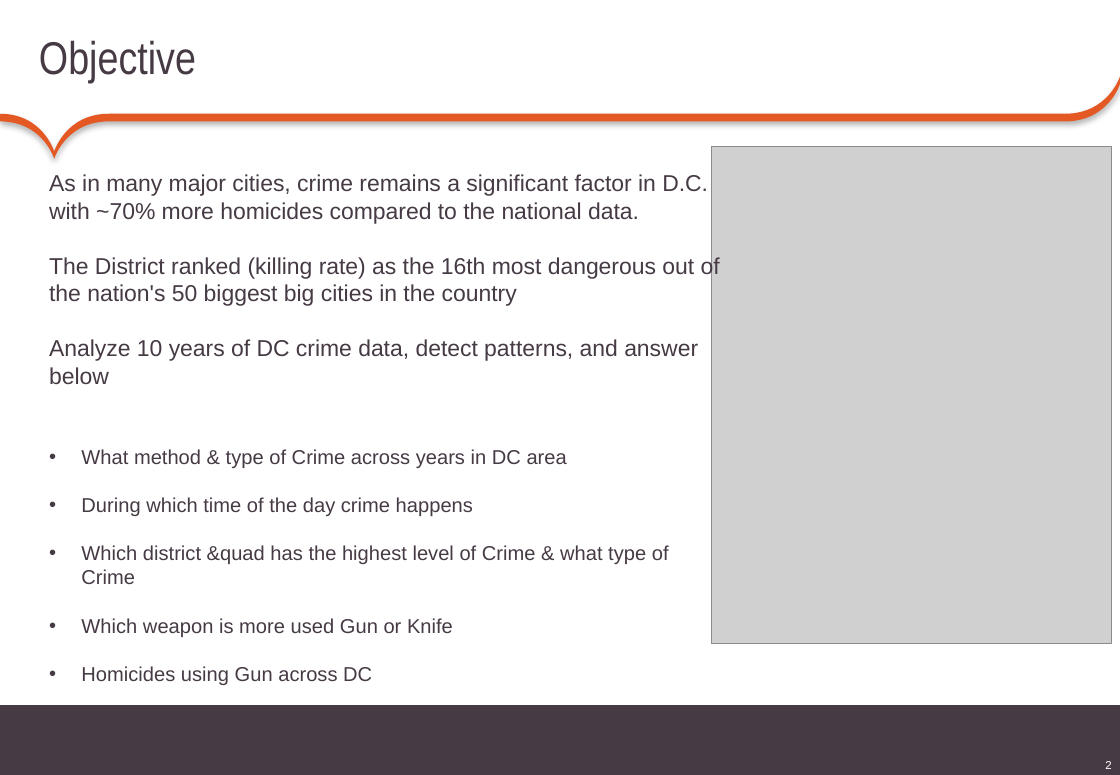
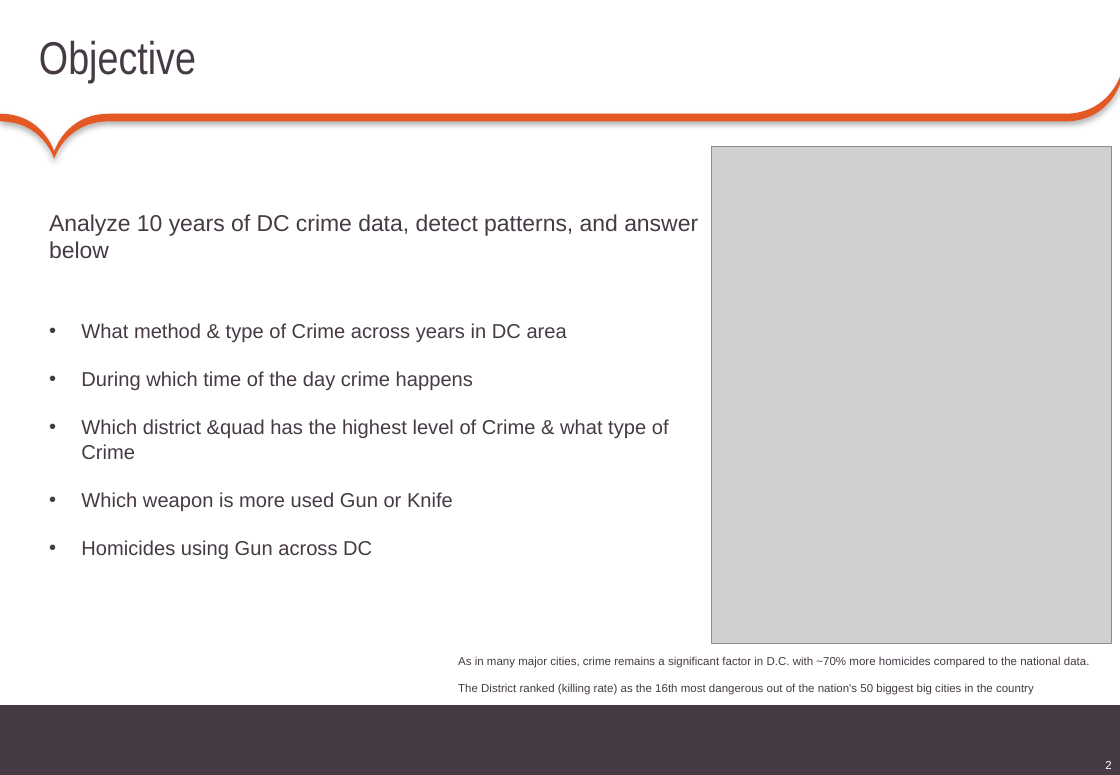
Before and after one commit to komalac/DC-Metro-Crime-data-analytics, a slide deck: slide 2 of CRIME DATA ANALYSIS (DC).pptx. Drawn at 1120x775 pixels with LibreOffice and Linux fonts; fonts in the diff are those of the drawing; grey boxes stand for pictures. Boxes give left, top, right and bottom in pixels: in the first picture for what was removed or moved away, otherwise in the second. Text is boxed around its words. In the diff, an @@ line names an element or a change of style, - is before the commit and + after.

Commit message:
changed format

```diff
--- a/CRIME DATA ANALYSIS (DC).pptx
+++ b/CRIME DATA ANALYSIS (DC).pptx
@@ text at [49,174,720,306]: paragraphs removed @@
-As in many major cities, crime remains a significant factor in D.C. with ~70% more homicides compared to the national data.
-The District ranked (killing rate) as the 16th most dangerous out of the nation's 50 biggest big cities in the country
@@ text "Analyze 10 years of DC ...": place and size @@
-text "Analyze 10 years of DC ..." at [49,174,720,685]
+text "Analyze 10 years of DC ..." at [49,214,698,559]
@@ text added at [458,656,1090,695], 8 pt, text #463A45 @@
+As in many major cities, crime remains a significant factor in D.C. with ~70% more homicides compared to the national data.
+The District ranked (killing rate) as the 16th most dangerous out of the nation's 50 biggest big cities in the country
```
